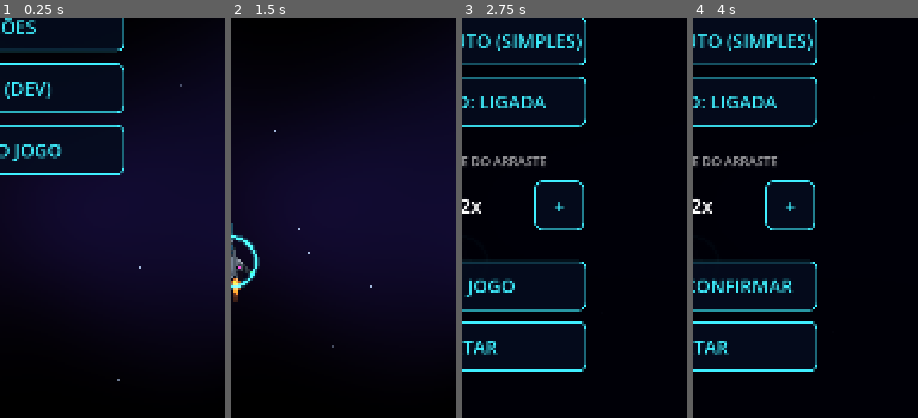
Above: before the commit, frames 1-4 (left to right).
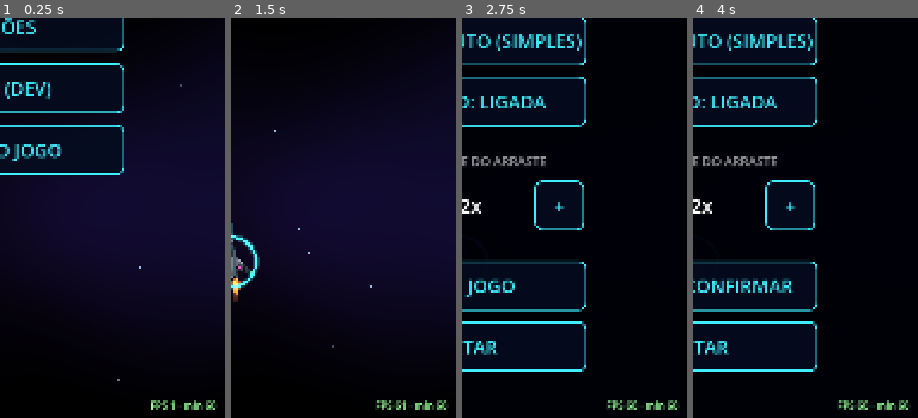
Above: after the commit, the same moments.

Repository: mprovensi/AstraDodge
Game: Godot game, scene res://scenes/main.tscn
Two runs of this game, one before a commit and one after it. Both use one fixed random seed, a clock stepped at 60 frames per second and the inputs below. Sound files missing from this copy of the repository are replaced by a short silence.
Inputs (mouse positions are % of the whole screen's width and height, from its top left):
- Up to frame 1 (0.25 s): no input
- Up to frame 2 (1.5 s): click "JOGAR" at 0.5 s; move the mouse to (72, 45) at 1.27 s; click (72, 45) at 1.42 s
- Up to frame 3 (2.75 s): click "OPÇÕES" at 2 s
- Up to frame 4 (4 s): click "NOVO JOGO" at 2.75 s; click "-" at 3.5 s
The pictures show only the part of the screen within x 50-100%, y 50-100%; the shares and areas given below are measured in that part.

The runs differ from the first frame. In frame 1, 0.4% of the frame differs, in the area x 67-97%, y 95-98%; in frame 2, 0.5%; in frame 3, 0.5%, in the area x 64-97%, y 95-98%; in frame 4, 0.5%.

Commit message:
Contador de FPS (agora e minimo dos ultimos 3 s) no APK de desenvolvimento
Co-Authored-By: Claude Opus 5.5 <noreply@anthropic.com>

Diff:
--- a/scripts/hud.gd
+++ b/scripts/hud.gd
@@ -94,6 +94,8 @@
 var _mod_button: Button
 var _mod_info: Label
 var _graphics_button: Button
+var _fps_label: Label           # só em build de desenvolvimento
+var _fps_window: Array[float] = []  # duração dos quadros dos últimos 3 s
 var _sensitivity_label: Label
 var _new_game_button: Button
 var _new_game_armed := 0.0  # > 0: aguardando o toque de confirmação
@@ -288,10 +290,27 @@
 	_add_center_button("quit", "SAIR DO JOGO", quit_pressed.emit)
 
 	_build_options(root)
+
+	# Contador de FPS (só no APK de desenvolvimento): FPS agora e o MÍNIMO dos últimos 3 s,
+	# para comparar os celulares (ver PROXIMOS_PASSOS.md, 1.4).
+	if OS.is_debug_build():
+		_fps_label = _make_label("", 24, Color(0.6, 1.0, 0.6))
+		_fps_label.horizontal_alignment = HORIZONTAL_ALIGNMENT_RIGHT
+		_fps_label.anchor_left = 1.0
+		_fps_label.anchor_right = 1.0
+		_fps_label.anchor_top = 1.0
+		_fps_label.anchor_bottom = 1.0
+		_fps_label.offset_left = -360.0
+		_fps_label.offset_right = -20.0
+		_fps_label.offset_top = -56.0
+		_fps_label.offset_bottom = -20.0
+		root.add_child(_fps_label)
 	hide_center()
 
 
 func _process(delta: float) -> void:
+	if _fps_label != null:
+		_update_fps(delta)
 	if _levelup_timer > 0.0:
 		_levelup_timer -= delta
 		_levelup_label.modulate.a = clampf(_levelup_timer / 0.4, 0.0, 1.0)
@@ -833,3 +852,17 @@
 		b.add_theme_stylebox_override(state, sb)
 	b.add_theme_stylebox_override("focus", StyleBoxEmpty.new())
 	return b
+
+
+## "FPS 58 · mín 41" — o mínimo pega os engasgos (o que a média esconde).
+func _update_fps(delta: float) -> void:
+	_fps_window.append(delta)
+	var total := 0.0
+	for d in _fps_window:
+		total += d
+	while total > 3.0 and _fps_window.size() > 1:
+		total -= _fps_window.pop_front()
+	var worst := 0.0
+	for d in _fps_window:
+		worst = maxf(worst, d)
+	_fps_label.text = "FPS %d · mín %d" % [Engine.get_frames_per_second(), roundi(1.0 / maxf(worst, 0.001))]
Not shown, changed: PROXIMOS_PASSOS.md
